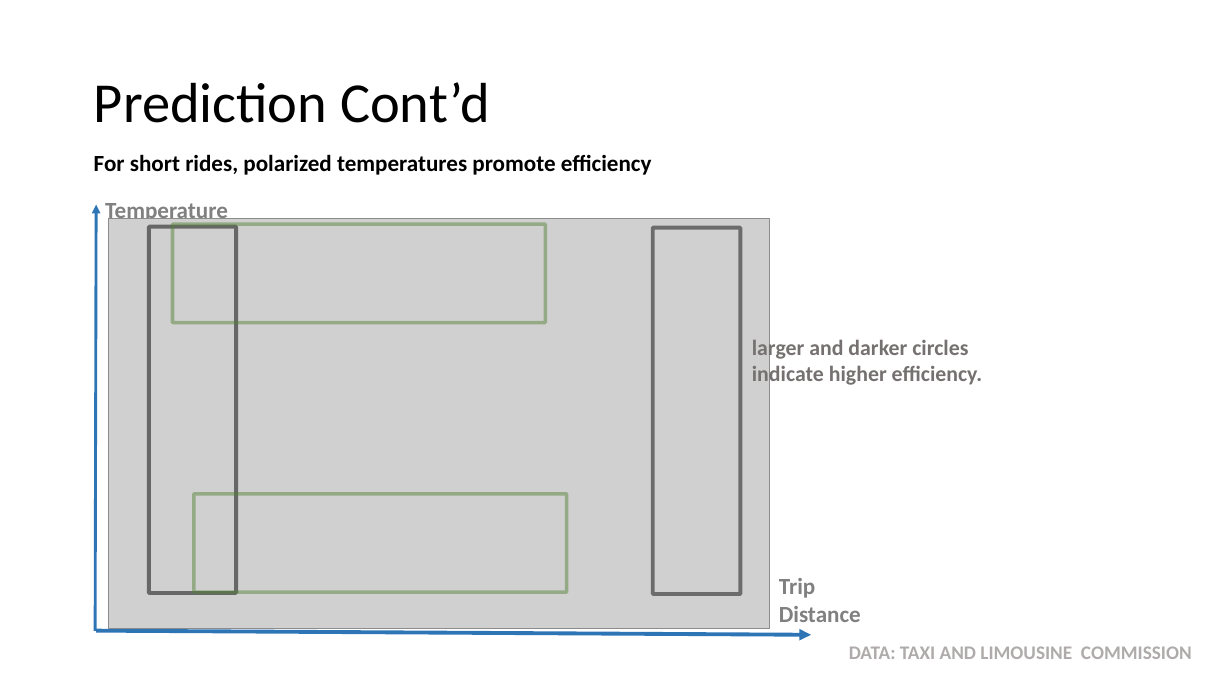
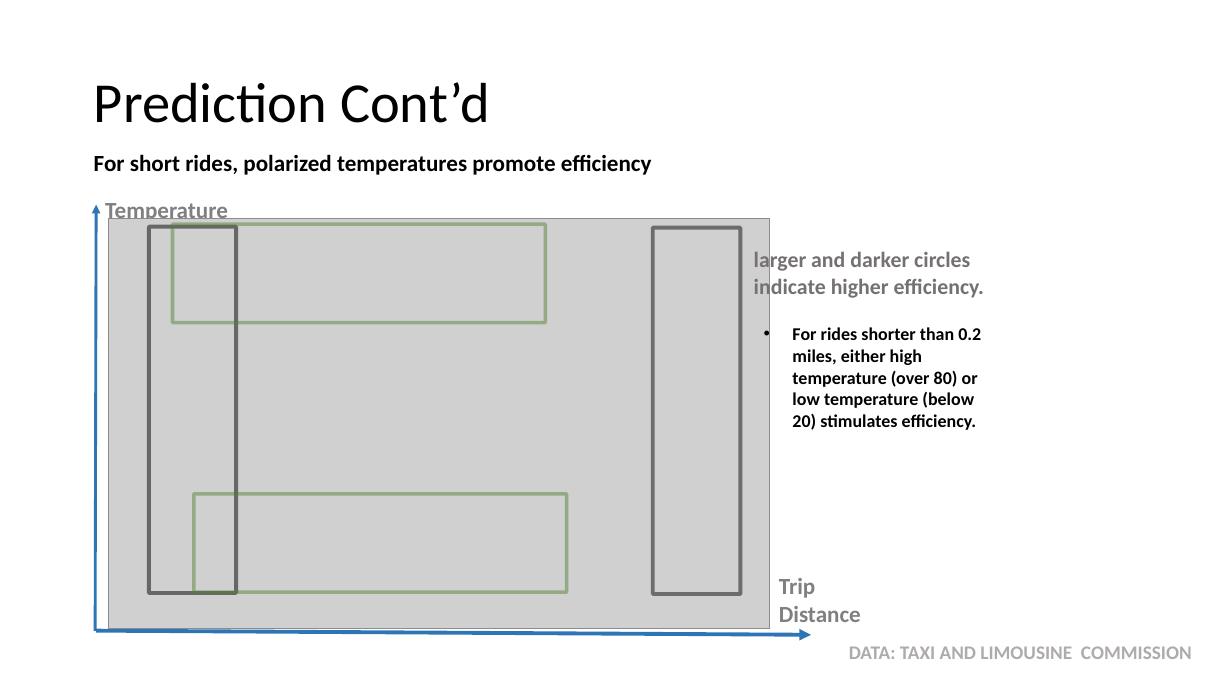
Before and after one commit to MiyainNYC/PySpark-Data-Challenge, a slide deck: slide 27 of DataChallengeAssessment.pptx. Drawn at 1232x693 pixels with LibreOffice and Linux fonts; fonts in the diff are those of the drawing; grey boxes stand for pictures. Boxes give left, top, right and bottom in pixels: in the first picture for what was removed or moved away, otherwise in the second. Text is boxed around its words. In the diff, an @@ line names an element or a change of style, - is before the commit and + after.

```diff
--- a/DataChallengeAssessment.pptx
+++ b/DataChallengeAssessment.pptx
@@ text "larger and darker circles indicate ...": place and size @@
-text "larger and darker circles indicate ..." at (752,336,982,388)
+text "larger and darker circles indicate ..." at (754,249,984,300)
@@ text added at (792,327,981,430), 14 pt, text #000000, bold @@
+• For rides shorter than 0.2 miles, either high temperature (over 80) or low temperature (below 20) stimulates efficiency.
```
Also in this commit, not shown: 7 other slides changed, 2 slides added, 1 slide removed.
